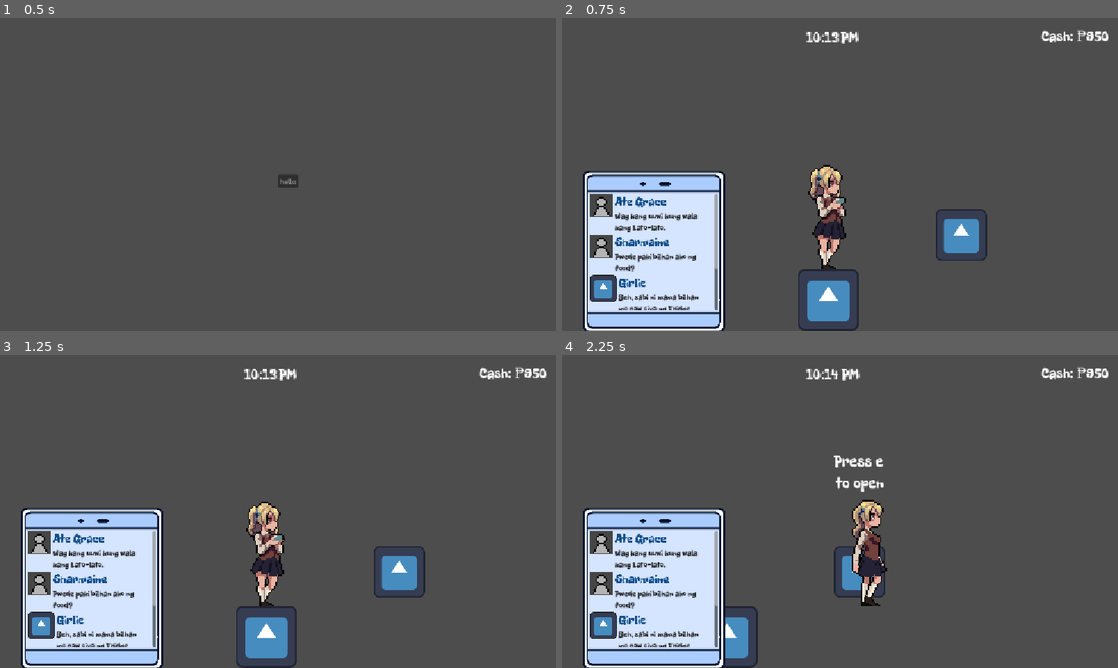
Above: before the commit, frames 1-4 (two rows, left to right).
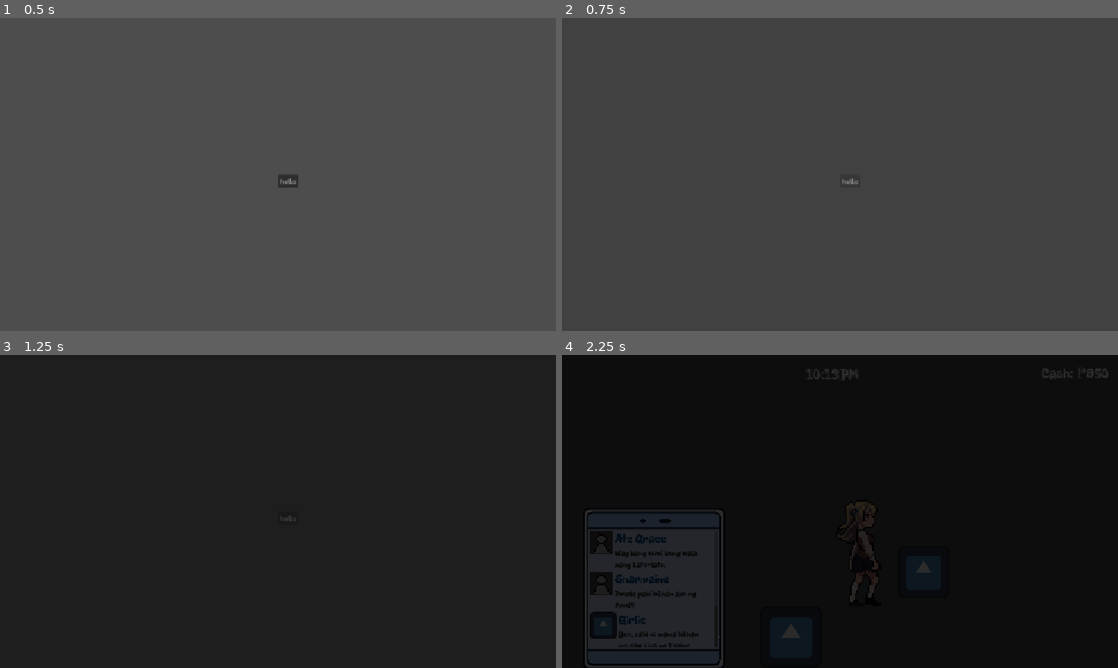
Above: after the commit, the same moments.

Repository: Ronbc779/Game-Jam
Game: Godot game, scene res://scenes/menu.tscn
The game is run twice, just before and just after one commit, with the same random seed, the same clock (stepped at 60 frames per second) and the same inputs. The engine's default icon, where the game draws it, is replaced by a stand-in: a white triangle on a blue panel in a dark square.
Inputs:
- Up to frame 1 (0.5 s): no input
- Up to frame 2 (0.75 s): click "hello" at 0.5 s
- Up to frame 3 (1.25 s): no input
- Up to frame 4 (2.25 s): hold E (interact) 1.28-2.03 s; hold D (right) from 1.28 s (still down); tap Ctrl (sprint) at 2.1 s

Frame 1 is identical in both runs. In frame 2, 16% of the frame differs, in the area x 3-99%, y 3-100%; in frame 3, 99%; in frame 4, 100%, in the area x 0-100%, y 0-100%.

Commit message:
feat: add global scene transition fxn

Diff:
--- a/project.godot
+++ b/project.godot
@@ -23,6 +23,7 @@
 <<<<<<<UpdatedupstreamAudioMang="uid://dfg1403hh2lbd"
 <<<<<<<HEADShopManager="uid://hhccmg3h2h43"
 GameResult="*uid://bnuinj4d8jwle"
+TransitionScreen="*uid://l5aytvd280re"
 
 [display]
 
--- /dev/null
+++ b/scenes/transition_screen.tscn
@@ -0,0 +1,73 @@
+[gd_scene format=3 uid="uid://l5aytvd280re"]
+
+[ext_resource type="Script" uid="uid://do2hysapin3gf" path="res://scripts/transition_screen.gd" id="1_12c8c"]
+
+[sub_resource type="Animation" id="Animation_g3du7"]
+length = 0.001
+tracks/0/type = "value"
+tracks/0/imported = false
+tracks/0/enabled = true
+tracks/0/path = NodePath(".:modulate")
+tracks/0/interp = 1
+tracks/0/loop_wrap = true
+tracks/0/keys = {
+"times": PackedFloat32Array(0),
+"transitions": PackedFloat32Array(1),
+"update": 0,
+"values": [Color(0, 0, 0, 0)]
+}
+
+[sub_resource type="Animation" id="Animation_12c8c"]
+resource_name = "to_black"
+length = 1.2
+tracks/0/type = "value"
+tracks/0/imported = false
+tracks/0/enabled = true
+tracks/0/path = NodePath(".:modulate")
+tracks/0/interp = 1
+tracks/0/loop_wrap = true
+tracks/0/keys = {
+"times": PackedFloat32Array(0, 1.1),
+"transitions": PackedFloat32Array(1, 1.802501),
+"update": 0,
+"values": [Color(0, 0, 0, 0), Color(0, 0, 0, 1)]
+}
+
+[sub_resource type="Animation" id="Animation_jweab"]
+resource_name = "to_scene"
+length = 1.2
+tracks/0/type = "value"
+tracks/0/imported = false
+tracks/0/enabled = true
+tracks/0/path = NodePath(".:modulate")
+tracks/0/interp = 1
+tracks/0/loop_wrap = true
+tracks/0/keys = {
+"times": PackedFloat32Array(0.06666667, 1.1),
+"transitions": PackedFloat32Array(1.802501, 1),
+"update": 0,
+"values": [Color(0, 0, 0, 1), Color(0, 0, 0, 0)]
+}
+
+[sub_resource type="AnimationLibrary" id="AnimationLibrary_jrk67"]
+_data = {
+&"RESET": SubResource("Animation_g3du7"),
+&"to_black": SubResource("Animation_12c8c"),
+&"to_scene": SubResource("Animation_jweab")
+}
+
+[node name="CanvasLayer" type="CanvasLayer" unique_id=353794709]
+script = ExtResource("1_12c8c")
+
+[node name="ColorRect" type="ColorRect" parent="." unique_id=608696311]
+modulate = Color(0, 0, 0, 0)
+anchors_preset = 15
+anchor_right = 1.0
+anchor_bottom = 1.0
+grow_horizontal = 2
+grow_vertical = 2
+color = Color(0, 0, 0, 1)
+
+[node name="AnimationPlayer" type="AnimationPlayer" parent="." unique_id=1333502876]
+root_node = NodePath("../ColorRect")
+libraries/ = SubResource("AnimationLibrary_jrk67")
--- a/scripts/start.gd
+++ b/scripts/start.gd
@@ -1,15 +1,7 @@
 extends Button
 
-
-# Called when the node enters the scene tree for the first time.
-func _ready() -> void:
-	pass # Replace with function body.
-
-# Called every frame. 'delta' is the elapsed time since the previous frame.
-func _process(delta: float) -> void:
-	pass
-
 func _on_pressed() -> void:
+	TransitionScreen.transition()
+	await TransitionScreen.on_transition_finished
 	get_tree().change_scene_to_file("res://scenes/main.tscn")
 	AudioMang.stop_bgm()
-	pass # Replace with function body.
--- /dev/null
+++ b/scripts/transition_screen.gd
@@ -0,0 +1,25 @@
+extends CanvasLayer
+
+# Signal for global events to happen during black screen
+signal on_transition_finished
+
+# Init references
+@onready var color_rect = $ColorRect
+@onready var animation = $AnimationPlayer
+
+func _ready():
+	color_rect.visible = false
+	# Connects boolean to global signal
+	animation.animation_finished.connect(_on_animation_finished)
+
+func _on_animation_finished(anim_name: String):
+	if anim_name == "to_black":
+		# Emit global signal
+		on_transition_finished.emit()
+		animation.play("to_scene")
+	elif anim_name == "to_scene":
+		color_rect.visible = false
+
+func transition(): # Transition start
+	color_rect.visible = true
+	animation.play("to_black")
Not shown, added: assets/images/food/biscocho.png.import
Not shown, added: assets/images/food/chicharon.png.import
Not shown, added: assets/images/food/polvoron.png.import
Not shown, added: assets/images/souvenir/abaniko.png.import
Not shown, added: assets/images/souvenir/bag.png.import
Not shown, added: assets/images/souvenir/dreamcatcher.png.import
Not shown, added: assets/images/souvenir/jeepney_miniature.png.import
Not shown, added: assets/images/souvenir/keychain.png.import
Not shown, added: assets/images/souvenir/salakot.png.import
Not shown, added: assets/images/souvenir/tshirt.png.import
Not shown, added: scripts/transition_screen.gd.uid
Not shown, added: scenes/menu.tscn2416377383.tmp
